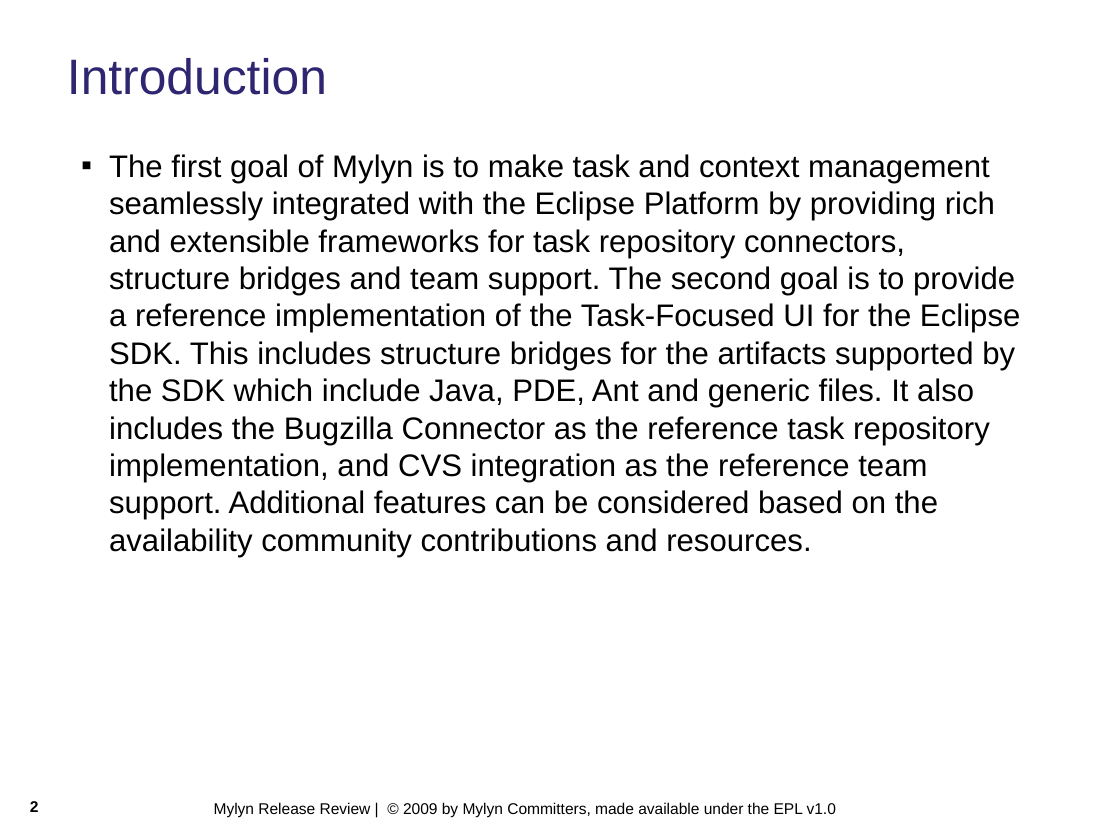
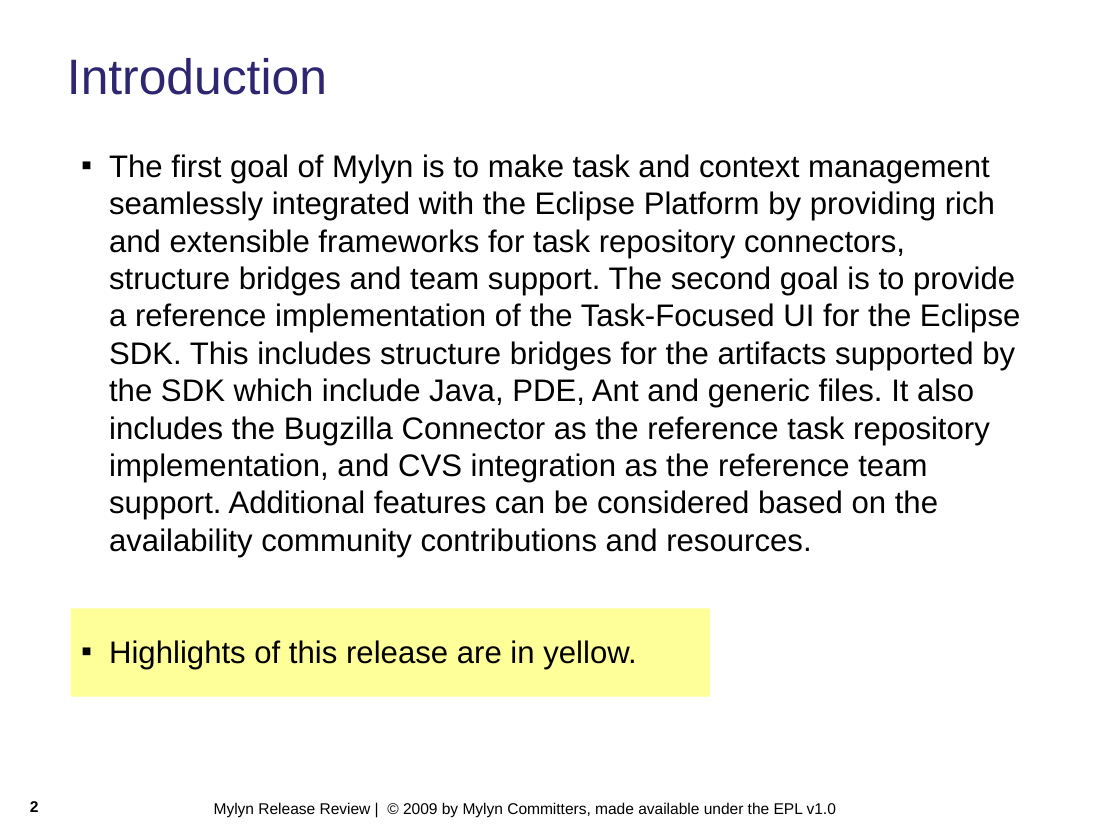
Before and after one commit to eclipse-mylyn/mylyn-website, a slide deck: slide 2 of publications/2009-03-mylyn-3.1-release-review.ppt. Drawn at 1120x840 pixels with LibreOffice and Linux fonts; fonts in the diff are those of the drawing; background and template pictures are left out. Boxes give left, top, right and bottom in pixels: in the first picture for what was removed or moved away, otherwise in the second. Text is boxed around its words. In the diff, an @@ line names an element or a change of style, - is before the commit and + after.

```diff
--- a/publications/2009-03-mylyn-3.1-release-review.ppt
+++ b/publications/2009-03-mylyn-3.1-release-review.ppt
@@ rectangle added at [71, 608, 710, 697], fill #FFFF99 @@
```
Also in this commit, not shown: 13 other slides changed, 3 slides added, 1 slide removed.
